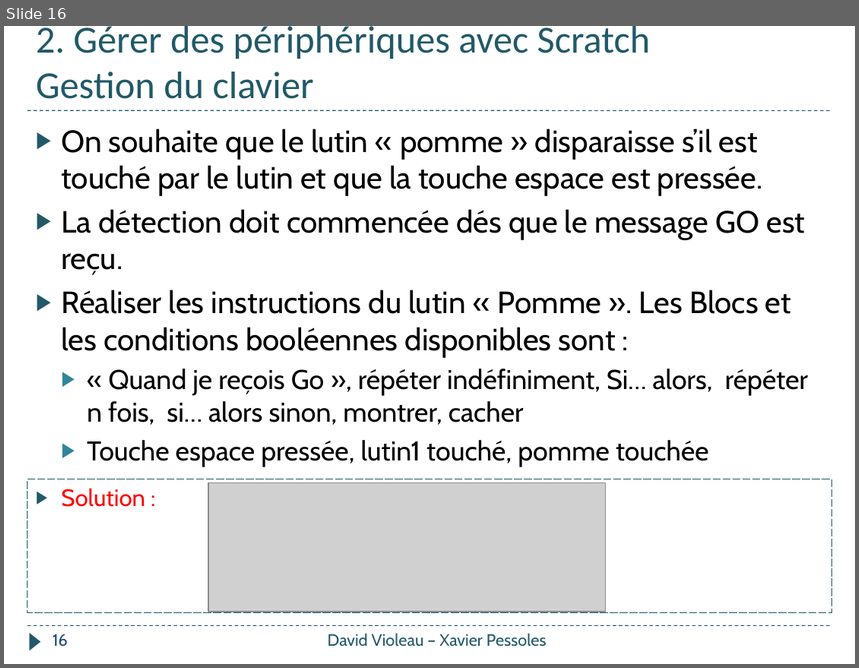
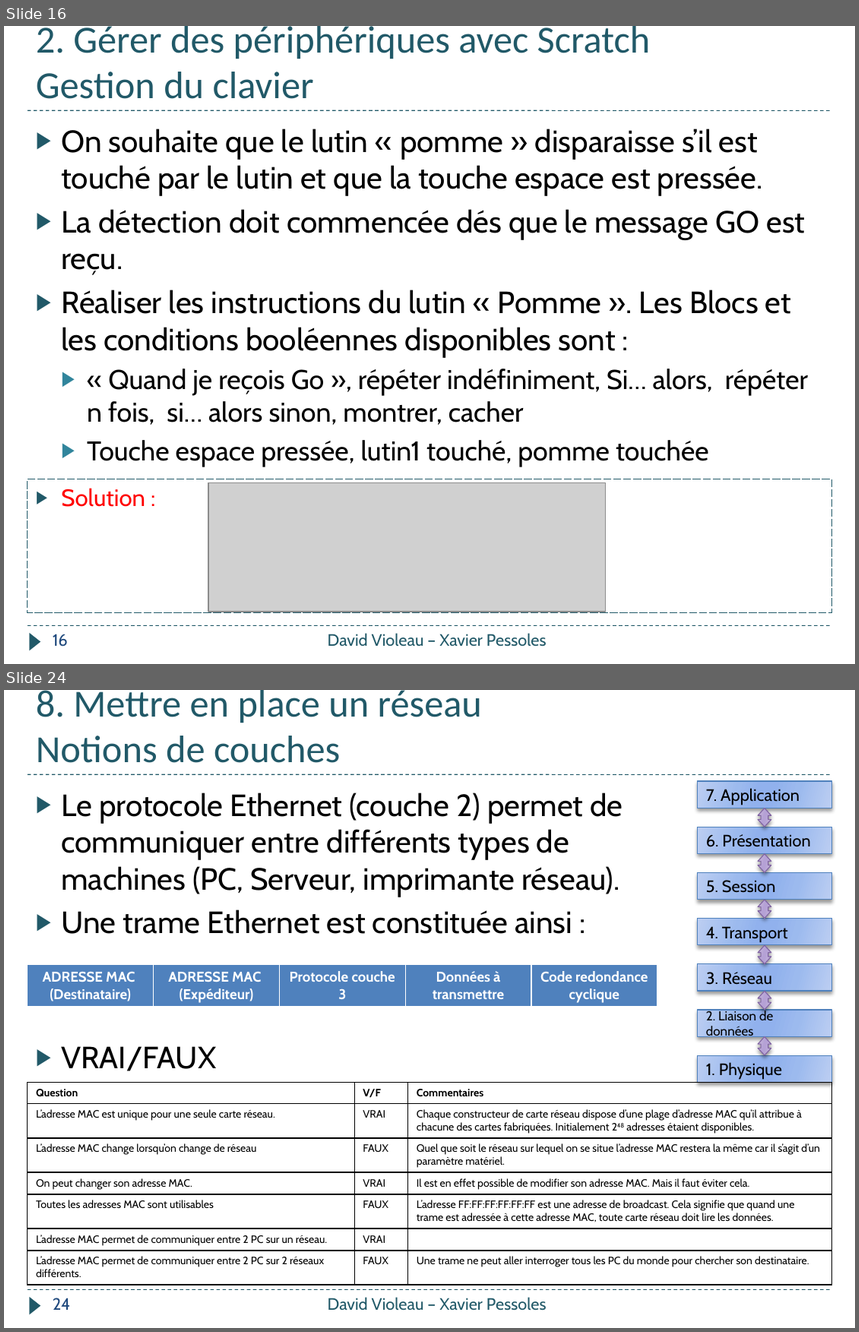
Before and after one commit to xpessoles/Informatique_College, a slide deck: Formation_2018/Quizz_Pomme/Quizz_Pomme.pptx. Shown one above the other, each under a label of ours: slide 16 before the commit, slides 16 and 24 after it; the slides between them are not shown. The pictures are 859x668 and 859x1332 pixels, drawn with LibreOffice and Linux fonts; fonts in the diff are those of the drawing; grey boxes stand for pictures. Boxes give left, top, right and bottom in pixels: in the first picture for what was removed or moved away, otherwise in the second. Text is boxed around its words. In the diff, an @@ line names an element or a change of style, - is before the commit and + after.

```diff
--- a/Formation_2018/Quizz_Pomme/Quizz_Pomme.pptx
+++ b/Formation_2018/Quizz_Pomme/Quizz_Pomme.pptx
@@ slide 24 added at <box>4,690,855,1328</box>, background #FFFFFF; not listed: 3 template elements that a slide beside it also shows @@
@@ title added at <box>36,690,482,763</box>, 32.4 pt, text #215968 @@
+8. Mettre en place un réseau
+Notions de couches
@@ text added at <box>61,793,623,934</box>, 26 pt, text #000000 @@
+▶ Le protocole Ethernet (couche 2) permet de communiquer entre différents types de machines (PC, Serveur, imprimante réseau).
+▶ Une trame Ethernet est constituée ainsi :
@@ rectangle added at <box>698,781,832,808</box>, fill gradient #BCCEF2 to #9CBAEE to #91B3EE, outline #4F81BD 0.75 pt, 14 pt, text #000000 @@
+7. Application
@@ up down arrow added at <box>758,809,772,827</box>, fill gradient #D1C5E3 to #BDABD8 to #B6A1D5, outline #8064A2 0.75 pt @@
@@ rectangle added at <box>698,827,832,853</box>, fill gradient #BCCEF2 to #9CBAEE to #91B3EE, outline #4F81BD 0.75 pt, 14 pt, text #000000 @@
+6. Présentation
@@ up down arrow added at <box>758,854,772,873</box>, fill gradient #D1C5E3 to #BDABD8 to #B6A1D5, outline #8064A2 0.75 pt @@
@@ rectangle added at <box>698,873,832,900</box>, fill gradient #BCCEF2 to #9CBAEE to #91B3EE, outline #4F81BD 0.75 pt, 14 pt, text #000000 @@
+5. Session
@@ up down arrow added at <box>758,900,772,918</box>, fill gradient #D1C5E3 to #BDABD8 to #B6A1D5, outline #8064A2 0.75 pt @@
@@ rectangle added at <box>698,918,832,945</box>, fill gradient #BCCEF2 to #9CBAEE to #91B3EE, outline #4F81BD 0.75 pt, 14 pt, text #000000 @@
+4. Transport
@@ up down arrow added at <box>758,945,772,964</box>, fill gradient #D1C5E3 to #BDABD8 to #B6A1D5, outline #8064A2 0.75 pt @@
@@ table added at <box>28,964,658,1024</box>, 1 rows, 5 columns @@
+ADRESSE MAC / (Destinataire) | ADRESSE MAC / (Expéditeur) | Protocole couche 3 | Données à transmettre | Code redondance cyclique
@@ rectangle added at <box>698,964,832,990</box>, fill gradient #BCCEF2 to #9CBAEE to #91B3EE, outline #4F81BD 0.75 pt, 14 pt, text #000000 @@
+3. Réseau
@@ up down arrow added at <box>758,991,772,1010</box>, fill gradient #D1C5E3 to #BDABD8 to #B6A1D5, outline #8064A2 0.75 pt @@
@@ rectangle added at <box>698,1010,832,1037</box>, fill gradient #BCCEF2 to #9CBAEE to #91B3EE, outline #4F81BD 0.75 pt, 11 pt, text #000000 @@
+2. Liaison de données
@@ text added at <box>61,1046,216,1072</box>, 26 pt, text #000000 @@
+▶ VRAI/FAUX
@@ up down arrow added at <box>758,1037,772,1056</box>, fill gradient #D1C5E3 to #BDABD8 to #B6A1D5, outline #8064A2 0.75 pt @@
@@ rectangle added at <box>698,1056,832,1082</box>, fill gradient #BCCEF2 to #9CBAEE to #91B3EE, outline #4F81BD 0.75 pt, 14 pt, text #000000 @@
+1. Physique
@@ table added at <box>28,1082,832,1284</box>, 7 rows, 3 columns @@
+Question | V/F | Commentaires
+L’adresse MAC est unique pour une seule carte réseau. | VRAI | Chaque constructeur de carte réseau dispose d’une plage d’adresse MAC qu’il attribue à chacune des cartes fabriquées. Initialement 248 adresses étaient disponibles.
+L’adresse MAC change lorsqu’on change de réseau | FAUX | Quel que soit le réseau sur lequel on se situe l’adresse MAC restera la même car il s’agit d’un paramètre matériel.
+On peut changer son adresse MAC. | VRAI | Il est en effet possible de modifier son adresse MAC. Mais il faut éviter cela.
+Toutes les adresses MAC sont utilisables | FAUX | L’adresse FF:FF:FF:FF:FF:FF est une adresse de broadcast. Cela signifie que quand une trame est adressée à cette adresse MAC, toute carte réseau doit lire les données.
+L’adresse MAC permet de communiquer entre 2 PC sur un réseau. | VRAI | 
+L’adresse MAC permet de communiquer entre 2 PC sur 2 réseaux différents. | FAUX | Une trame ne peut aller interroger tous les PC du monde pour chercher son destinataire.
@@ page number added at <box>53,1298,71,1310</box>, 14 pt, text #1F497D @@
+24
@@ text added at <box>328,1297,547,1311</box>, 14 pt, text #215968 @@
+David Violeau – Xavier Pessoles
```
Also in this commit, not shown: 5 slides changed, 4 other slides added, 1 other file.
